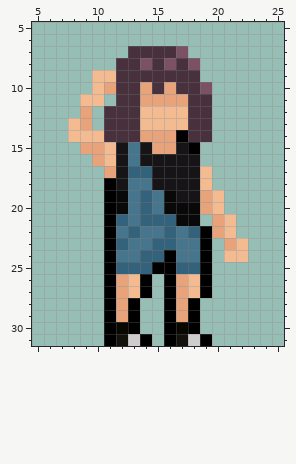
File history of a pixel-art file, art/Sprites/rock2.aseprite. Above is the file before it was changed.
32x32 pixels, 1 frame. Shown: x 5..25, y 5..31.
New version:
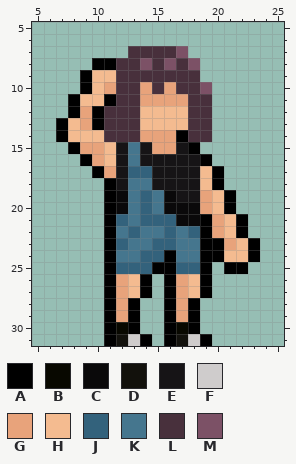
Palette (. is transparent): A #000000  B #080800  C #0a090a  D #12110c  E #161416  F #cfcccc  G #e8a37b  H #f4bb90  J #33627c  K #45768e  L #48303c  M #7c5166
From old to new:
{"where": "layer \"Outline\""}
{"y":8,"x":10,"old":"..","new":"AA"}
{"y":9,"x":9,"old":".","new":"A"}
{"y":10,"x":9,"old":".","new":"A"}
{"y":11,"x":8,"old":".","new":"A"}
{"y":11,"x":11,"old":".","new":"A"}
{"y":12,"x":8,"old":".","new":"A"}
{"y":12,"x":10,"old":".","new":"A"}
{"y":13,"x":7,"old":".","new":"A"}
{"y":13,"x":10,"old":".","new":"A"}
{"y":14,"x":7,"old":".","new":"A"}
{"y":15,"x":8,"old":".","new":"A"}
{"y":16,"x":9,"old":".","new":"A"}
{"y":16,"x":19,"old":".","new":"A"}
{"y":17,"x":10,"old":".","new":"A"}
{"y":17,"x":20,"old":".","new":"A"}
{"y":18,"x":20,"old":".","new":"A"}
{"y":19,"x":21,"old":".","new":"A"}
{"y":20,"x":21,"old":".","new":"A"}
{"y":21,"x":19,"old":".","new":"A"}
{"y":21,"x":22,"old":".","new":"A"}
{"y":22,"x":22,"old":".","new":"A"}
{"y":23,"x":20,"old":".","new":"A"}
{"y":23,"x":23,"old":".","new":"A"}
{"y":24,"x":20,"old":".","new":"A"}
{"y":24,"x":23,"old":".","new":"A"}
{"y":25,"x":21,"old":"..","new":"AA"}
{"label":"added","picture_box":[56,58,116,178]}
{"label":"added","picture_box":[200,154,260,274]}
